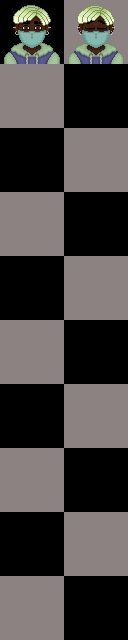
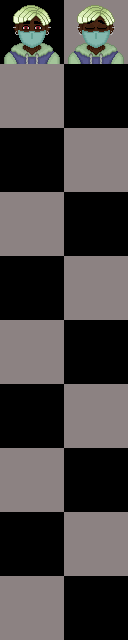
Before/after of a 128 × 640 layered artwork. What changed in the layer stack:
painted on "Eyes" (1st of 2, in "All" › "Completed" › "0") over 24, 26, 40, 29
